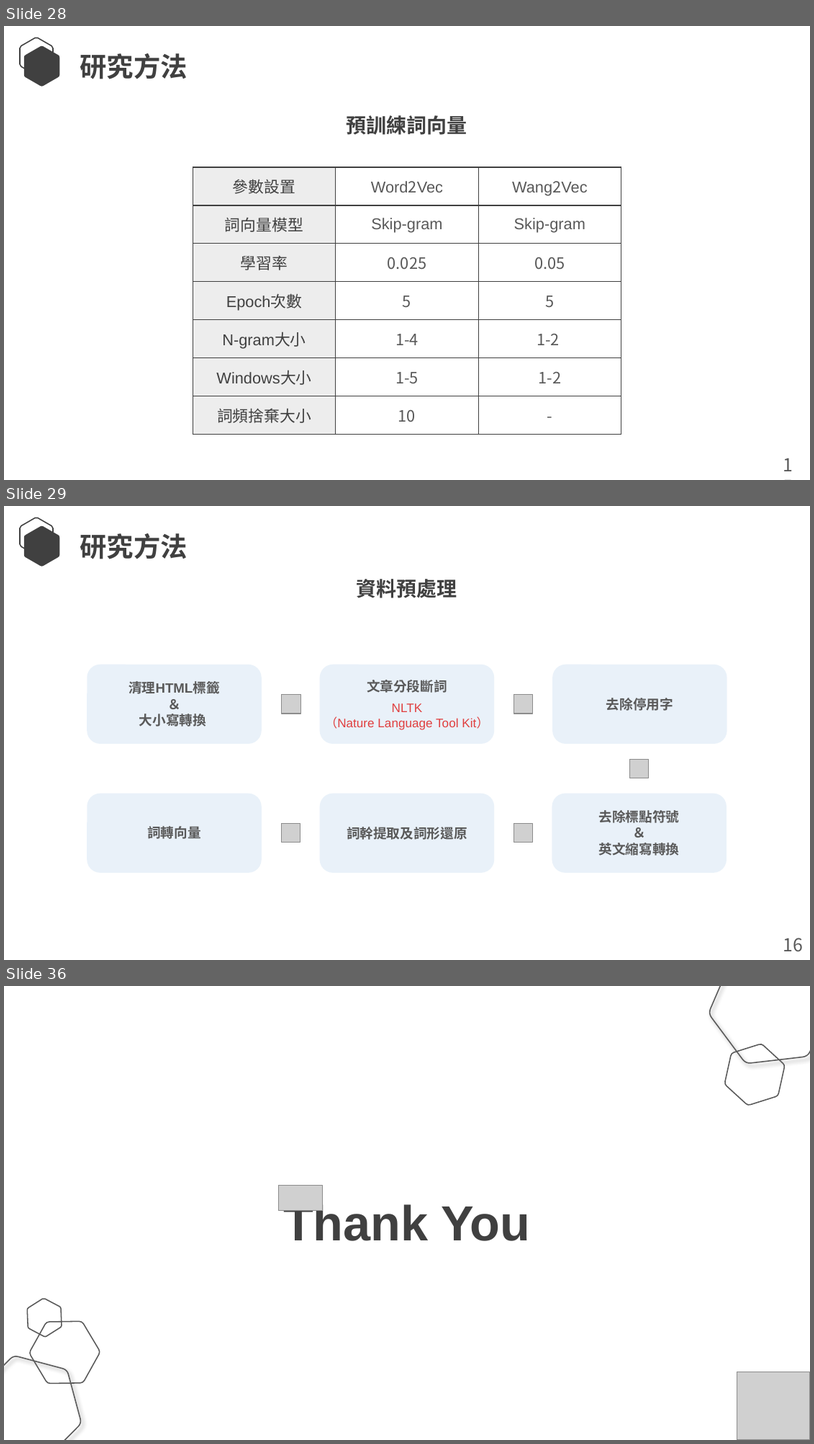
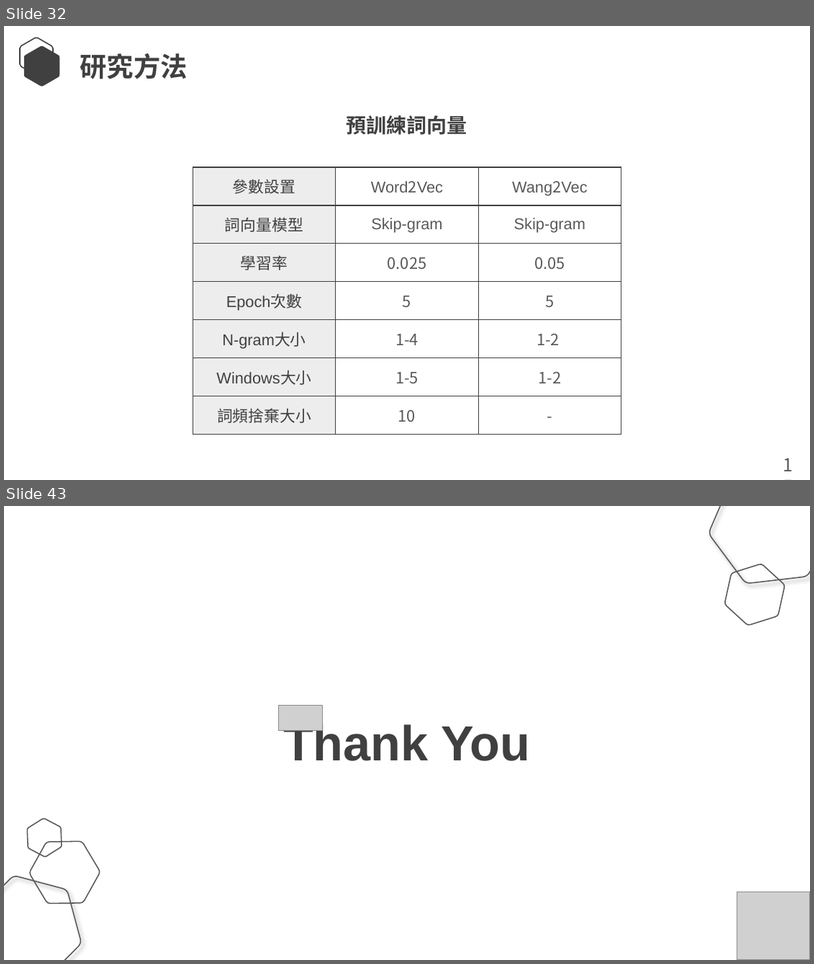
Before and after one commit to Lcwei-0708/lcwei-0708.github.io, a slide deck: data/paper/深度神經網路於中文斷詞之研究/深度神經網路於中文斷詞之研究.pptx. Shown one above the other, each under a label of ours: slides 28, 29 and 36 before the commit, slides 32 and 43 after it; the slides between them are not shown. The pictures are 814x1444 and 814x964 pixels, drawn with LibreOffice and Linux fonts; fonts in the diff are those of the drawing; grey boxes stand for pictures. Boxes give left, top, right and bottom in pixels: in the first picture for what was removed or moved away, otherwise in the second. Text is boxed around its words. In the diff, an @@ line names an element or a change of style, - is before the commit and + after.

```diff
--- a/data/paper/深度神經網路於中文斷詞之研究/深度神經網路於中文斷詞之研究.pptx
+++ b/data/paper/深度神經網路於中文斷詞之研究/深度神經網路於中文斷詞之研究.pptx
@@ slide 29 removed at (4, 506, 810, 960), background #FFFFFF @@
@@ freeform shape removed at (20, 518, 53, 555) @@
@@ freeform shape removed at (24, 526, 59, 566) @@
@@ text removed at (80, 533, 187, 559) @@
-研究方法
@@ text removed at (357, 579, 458, 598) @@
-資料預處理
@@ rounded rectangle removed at (87, 664, 262, 743) @@
@@ rounded rectangle removed at (320, 664, 495, 743) @@
@@ rounded rectangle removed at (553, 664, 728, 743) @@
@@ text removed at (129, 681, 219, 726) @@
-清理HTML標籤
-＆
-大小寫轉換
@@ picture removed at (282, 695, 301, 714) @@
@@ text removed at (367, 680, 448, 692) @@
-文章分段斷詞
@@ picture removed at (514, 695, 533, 714) @@
@@ text removed at (607, 698, 674, 710) @@
-去除停用字
@@ text removed at (325, 703, 489, 730) @@
-NLTK
-（Nature Language Tool Kit）
@@ picture removed at (630, 759, 649, 779) @@
@@ rounded rectangle removed at (87, 793, 262, 872) @@
@@ rounded rectangle removed at (320, 793, 495, 872) @@
@@ rounded rectangle removed at (553, 793, 728, 872) @@
@@ text removed at (147, 826, 201, 839) @@
-詞轉向量
@@ picture removed at (281, 823, 301, 842) @@
@@ text removed at (347, 826, 468, 839) @@
-詞幹提取及詞形還原
@@ picture removed at (514, 823, 533, 842) @@
@@ text removed at (599, 810, 680, 855) @@
-去除標點符號
-＆
-英文縮寫轉換
@@ text removed at (784, 937, 804, 952) @@
-16
@@ what was slide 28 is now slide 32 @@
@@ what was slide 36 is now slide 43 @@
```
Also in this commit, not shown: 11 slides changed, 13 slides added, 5 other slides removed.
